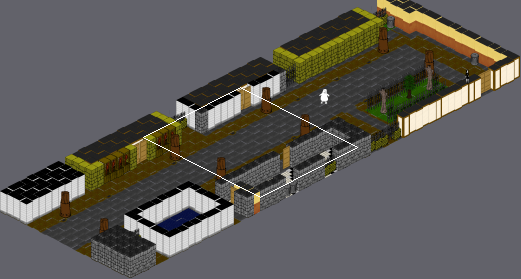
A Tiled map gets an edit: data/streets01.tmx. The picture above shows the old version from afar; the outline marks the close-up.
Close-up. Old version:
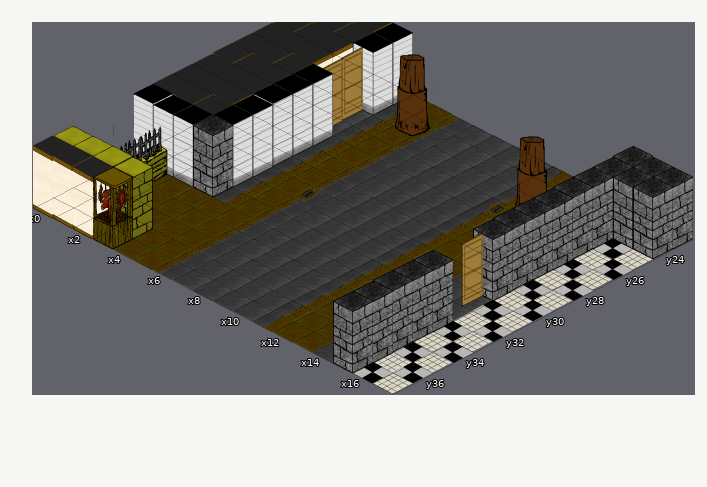
Cells are 250x129 px. Isometric: x runs down to the right, y down to the left. Shown: x 0..17, y 23..37. The commit also changed other parts of the map, which this record leaves out. Tiles whose own drawing changed are shown in their newer look in all pictures.
And afterwards:
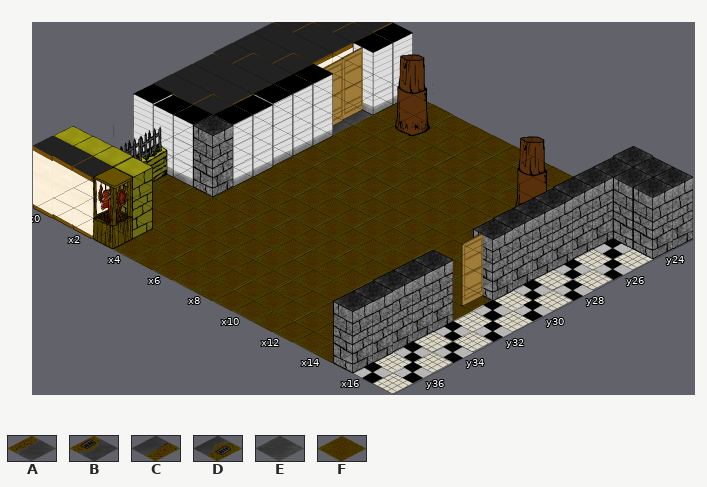
Key: from "tiles250x129": A 3, B 4, C 5, D 6, E 7, F 8.
_ is an empty cell.
Difference:
Layer "background_layer":
y 23..25: x 4 C -> F; x 6..11 AEEEEC -> FFFFFF
y 26: x 4 C -> F; x 6..11 AEEEED -> FFFFFF
y 27..28: x 4 C -> F; x 6..11 AEEEEC -> FFFFFF
y 29: x 3..4 CC -> FF; x 6..11 AEEEEC -> FFFFFF
y 30: x 3..4 CC -> FF; x 6..11 BEEEEC -> FFFFFF; x 14 E -> F
y 31: x 3..4 CC -> FF; x 6..11 AEEEEC -> FFFFFF; x 14..15 EE -> FF
y 32: x 4 C -> F; x 6..11 AEEEEC -> FFFFFF; x 15 E -> F
y 33..36: x 6..11 AEEEEC -> FFFFFF
y 37: x 6..11 AEEEEC -> FFFFFF; x 14 E -> F
Where, in picture pixels (left, top, right, bottom), the same in both close-ups:
changed: (153, 101, 572, 332)
changed: (313, 342, 333, 363)
